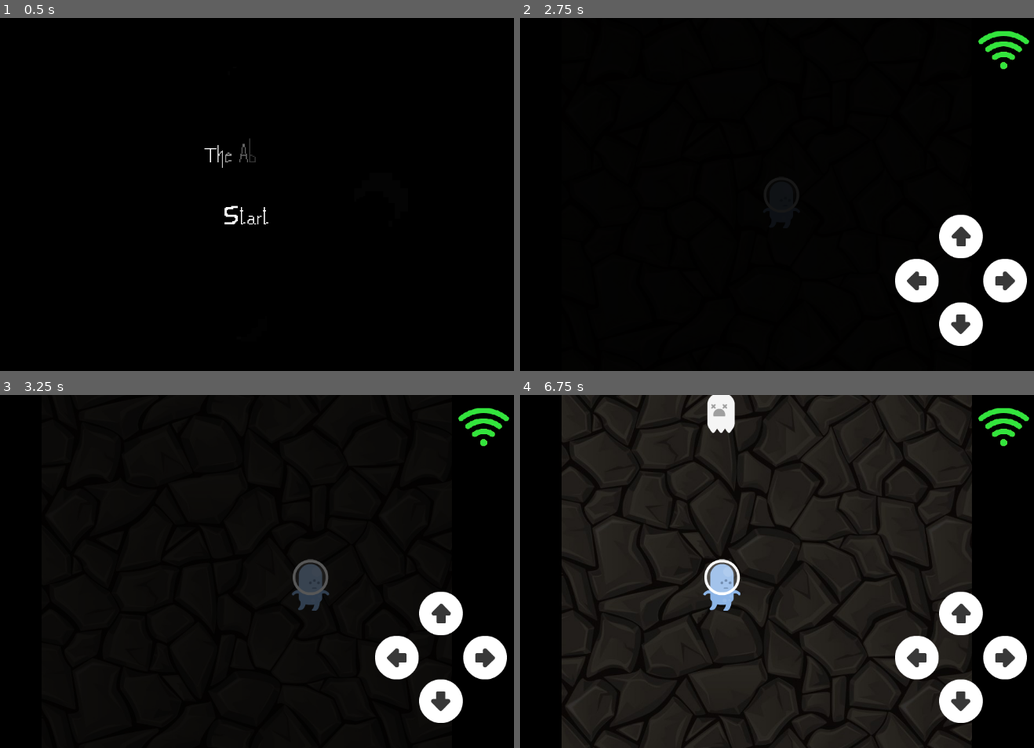
Above: before the commit, frames 1-4 (two rows, left to right).
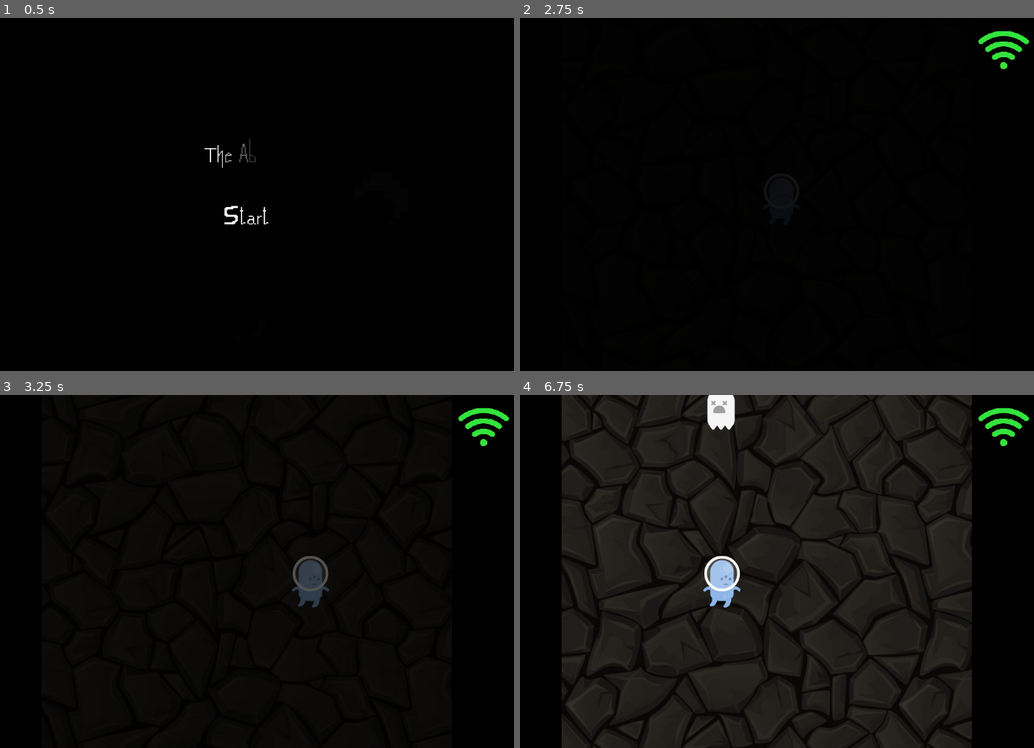
Above: after the commit, the same moments.

Repository: ManuelOteroFernandez/LudumDate55
Game: Godot game, scene res://Menus/SceneManager.tscn
Same seed, same stepped clock (60 frames per second), same inputs: the game is played once before the commit and once after it.
Inputs (mouse positions are in pixels of both pictures, inside the frame that each line leads up to):
- Up to frame 1 (0.5 s): no input
- Up to frame 2 (2.75 s): click (766, 215) at 0.5 s; move the mouse to (905, 176) at 1.27 s; hold Right (ui_right) 1.28-2.03 s; move the mouse to (643, 212) at 2.02 s; hold Down (ui_down) from 2.03 s (still down)
- Up to frame 3 (3.25 s): move the mouse to (308, 493) at 2.77 s; release Down (ui_down) at 2.78 s; hold Right (ui_right) from 2.78 s (still down)
- Up to frame 4 (6.75 s): move the mouse to (735, 642) at 3.52 s; release Right (ui_right) at 3.53 s; hold Up (ui_up) 3.53-4.28 s; move the mouse to (956, 624) at 4.27 s; hold Left (ui_left) 4.28-5.78 s; move the mouse to (576, 518) at 5.02 s; move the mouse to (797, 571) at 5.77 s; hold Down (ui_down) 5.78-6.53 s; move the mouse to (674, 483) at 6.52 s; hold Right (ui_right) from 6.53 s (still down)

Frame 1 is identical in both runs. In frame 2, 3.4% of the frame differs, in the area x 72-99%, y 55-93%; in frame 3, 3.8%; in frame 4, 4.2%, in the area x 8-99%, y 0-100%.

Commit message:
Color background win and lost screen

Diff:
--- a/lost_screen.tscn
+++ b/lost_screen.tscn
@@ -14,7 +14,7 @@
 anchor_bottom = 1.0
 grow_horizontal = 2
 grow_vertical = 2
-color = Color(0.180392, 0.180392, 0.180392, 1)
+color = Color(0, 0, 0, 1)
 
 [node name="Label" type="Label" parent="."]
 anchors_preset = 8
--- a/project.godot
+++ b/project.godot
@@ -81,10 +81,6 @@
 ]
 }
 
-[input_devices]
-
-pointing/emulate_touch_from_mouse=true
-
 [rendering]
 
 textures/canvas_textures/default_texture_filter=0
--- a/win_screen.tscn
+++ b/win_screen.tscn
@@ -15,7 +15,7 @@
 anchor_bottom = 1.0
 grow_horizontal = 2
 grow_vertical = 2
-color = Color(0.180392, 0.180392, 0.180392, 1)
+color = Color(0, 0, 0, 1)
 
 [node name="TextureButton" type="TextureButton" parent="."]
 anchors_preset = 7
